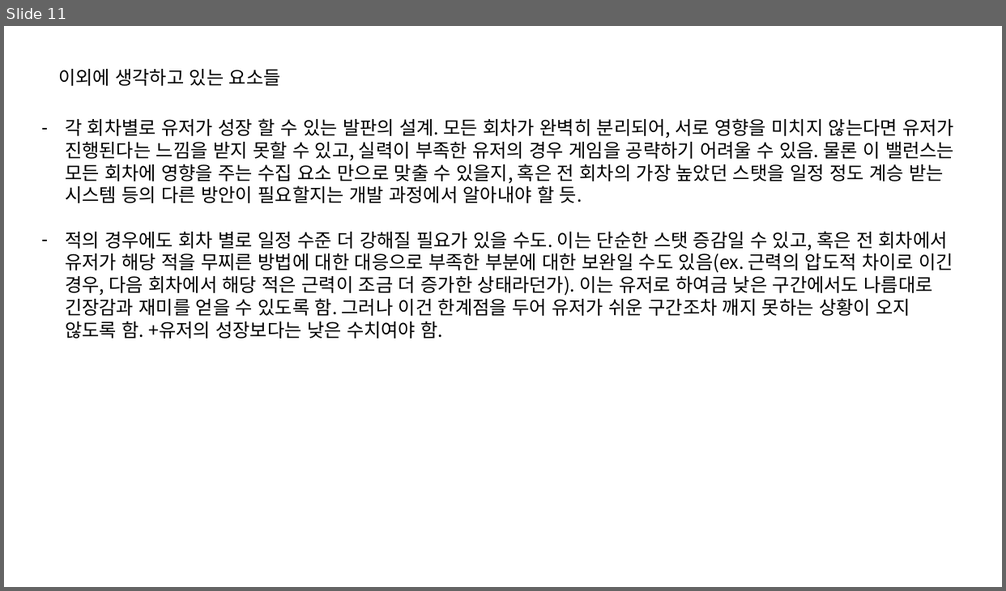
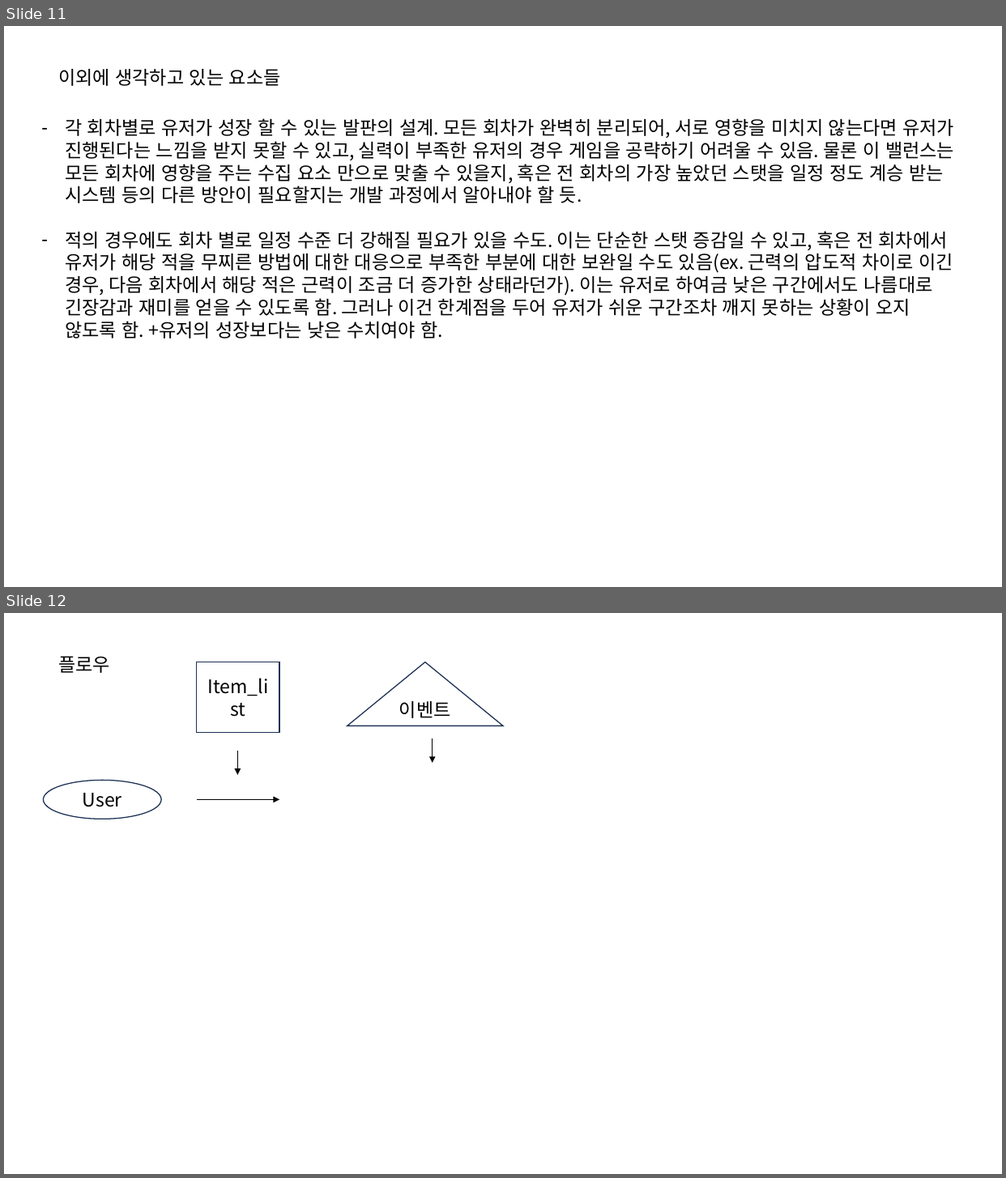
Before and after one commit to IdfKLeh/capstone, a slide deck: 기획.pptx. Shown one above the other, each under a label of ours: slide 11 before the commit, slides 11 and 12 after it. The pictures are 1006x591 and 1006x1178 pixels, drawn with LibreOffice and Linux fonts; fonts in the diff are those of the drawing. Boxes give left, top, right and bottom in pixels: in the first picture for what was removed or moved away, otherwise in the second. Text is boxed around its words. In the diff, an @@ line names an element or a change of style, - is before the commit and + after.

```diff
--- a/기획.pptx
+++ b/기획.pptx
@@ slide 12 added at (4,613,1002,1174), background #FFFFFF @@
@@ text added at (58,656,110,673), 18 pt, text #000000 @@
+플로우
@@ rectangle added at (197,662,279,733), fill #FFFFFF, outline #1E3256 1 pt, 18 pt, text #000000 @@
+Item_list
@@ triangle added at (347,662,503,726), fill #FFFFFF, outline #1E3256 1 pt, 18 pt, text #000000 @@
+이벤트
@@ arrow added from (237, 751) to (237, 775), #000000 1 pt @@
@@ arrow added from (432, 739) to (432, 763), #000000 1 pt @@
@@ ellipse added at (43,780,161,819), fill #FFFFFF, outline #1E3256 1 pt, 18 pt, text #000000 @@
+User
@@ arrow added from (197, 799) to (279, 799), #000000 1 pt @@
```
Also in this commit, not shown: 18 other files.
